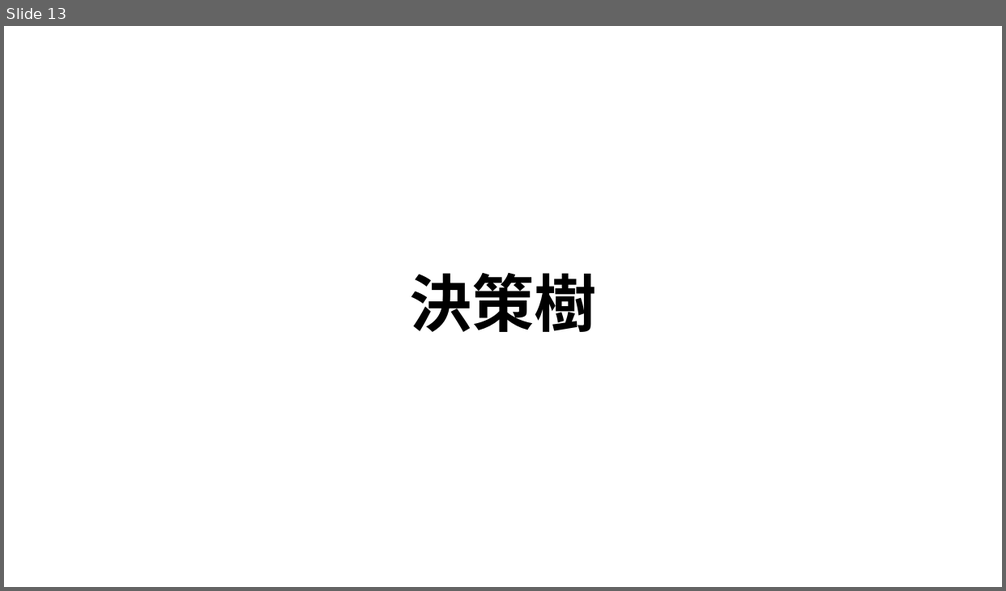
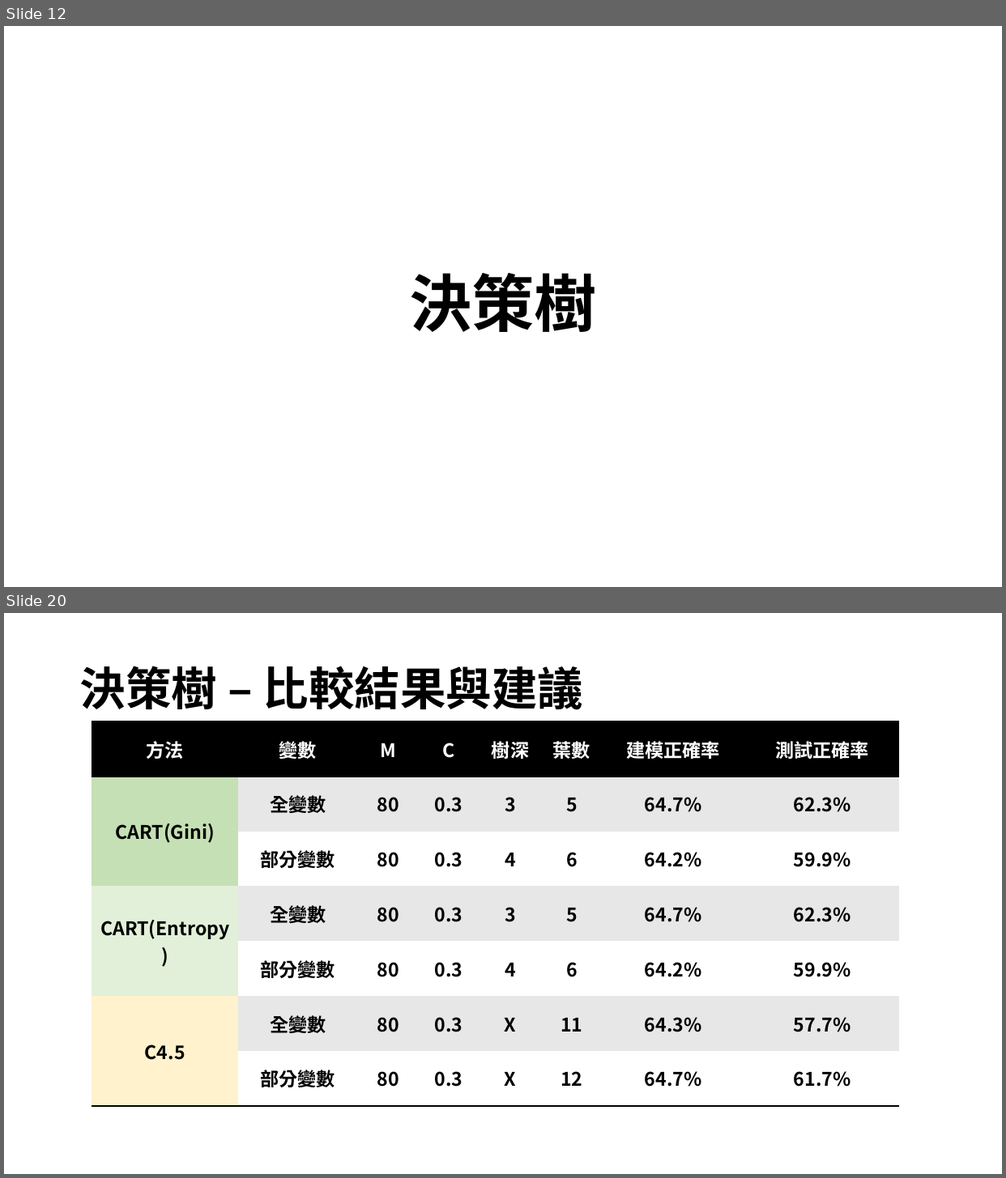
Before and after one commit to RyanLin987/Data-Mining-Project, a slide deck: 採礦期末報告.pptx. Shown one above the other, each under a label of ours: slide 13 before the commit, slides 12 and 20 after it; the slides between them are not shown. The pictures are 1006x591 and 1006x1178 pixels, drawn with LibreOffice and Linux fonts; fonts in the diff are those of the drawing. Boxes give left, top, right and bottom in pixels: in the first picture for what was removed or moved away, otherwise in the second. Text is boxed around its words. In the diff, an @@ line names an element or a change of style, - is before the commit and + after.

```diff
--- a/採礦期末報告.pptx
+++ b/採礦期末報告.pptx
@@ slide 20 added at [4, 613, 1002, 1174], background #FFFFFF @@
@@ title added at [80, 666, 583, 710], 44 pt, text #000000, bold @@
+決策樹 – 比較結果與建議
@@ table added at [91, 722, 899, 1106], 7 rows, 8 columns @@
+方法 | 變數 | M | C | 樹深 | 葉數 | 建模正確率 | 測試正確率
+CART(Gini) | 全變數 | 80 | 0.3 | 3 | 5 | 64.7% | 62.3%
+ | 部分變數 | 80 | 0.3 | 4 | 6 | 64.2% | 59.9%
+CART(Entropy) | 全變數 | 80 | 0.3 | 3 | 5 | 64.7% | 62.3%
+ | 部分變數 | 80 | 0.3 | 4 | 6 | 64.2% | 59.9%
+C4.5 | 全變數 | 80 | 0.3 | X | 11 | 64.3% | 57.7%
+ | 部分變數 | 80 | 0.3 | X | 12 | 64.7% | 61.7%
@@ what was slide 13 is now slide 12 @@
```
Also in this commit, not shown: 5 slides changed, 24 other slides added, 16 slides removed, 2 other files.
